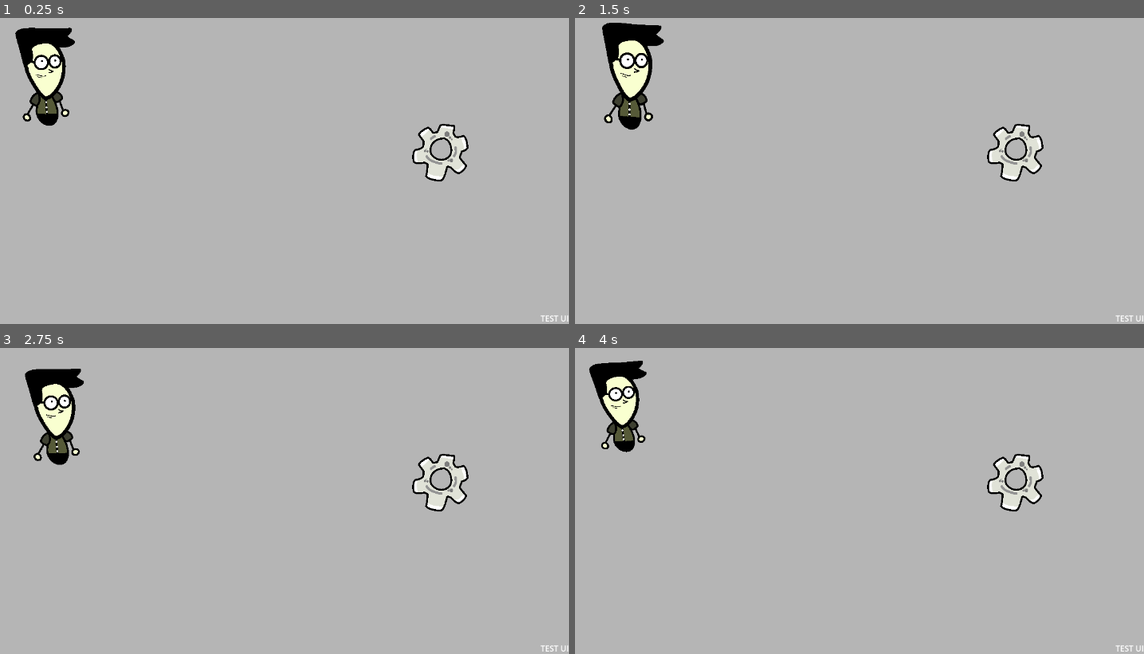
Above: before the commit, frames 1-4 (two rows, left to right).
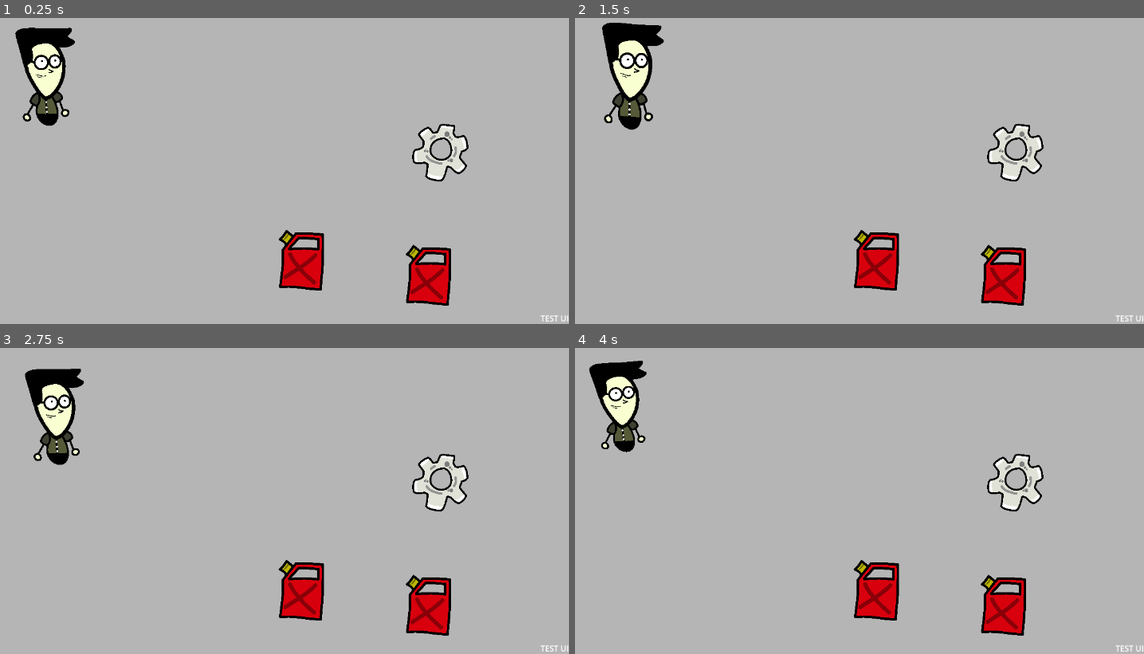
Above: after the commit, the same moments.

Repository: Zag5A6167/Gamedev.js-Jam-2026
Game: Godot game, scene res://scenes/main_map.tscn
The game is run twice, just before and just after one commit, with the same random seed, the same clock (stepped at 60 frames per second) and the same inputs.
Inputs:
- Up to frame 1 (0.25 s): no input
- Up to frame 2 (1.5 s): tap A (a) at 0.6 s; tap D (d) at 0.8, 1.35 s
- Up to frame 3 (2.75 s): tap S (s) at 1.55, 2.1 s; tap W (w) at 2.3 s
- Up to frame 4 (4 s): tap W (w) at 2.85 s; tap A (a) at 3.05, 3.6 s; tap D (d) at 3.8 s

The runs differ from the first frame. In frame 1, 2.6% of the frame differs, in the area x 48-80%, y 69-95%; in frame 2, 2.6%; in frame 3, 2.6%; in frame 4, 2.6%.

Commit message:
add: fuel item

Diff:
--- /dev/null
+++ b/scenes/items/fuel.gd
@@ -0,0 +1,21 @@
+extends Area2D
+
+@onready var label = $InteractionLabel
+var player_entered = false
+func _ready() -> void:
+	label.hide()
+	self.body_entered.connect(_body_entered)
+	self.body_exited.connect(_body_exited)
+
+
+func _body_entered(body):
+
+	if body.name == "player":
+		player_entered = true
+		label.show()
+
+
+func _body_exited(body):
+	if body.name == "player":
+		player_entered = false
+		label.hide()
--- /dev/null
+++ b/scenes/items/fuel.tscn
@@ -0,0 +1,34 @@
+[gd_scene format=3 uid="uid://ba8tuyuydmn0l"]
+
+[ext_resource type="Script" uid="uid://bmqpvpnbtiwvm" path="res://scenes/items/fuel.gd" id="1_04eu6"]
+[ext_resource type="Texture2D" uid="uid://b7bifbbmdfq0" path="res://assets/items/fuel.png" id="1_amcww"]
+
+[sub_resource type="CircleShape2D" id="CircleShape2D_lbwef"]
+
+[node name="gear" type="Area2D" unique_id=149182404]
+scale = Vector2(1, 1.0146674)
+script = ExtResource("1_04eu6")
+
+[node name="Sprite2D" type="Sprite2D" parent="." unique_id=155205115]
+position = Vector2(10, -22.667526)
+scale = Vector2(0.05996154, 0.05996154)
+texture = ExtResource("1_amcww")
+
+[node name="CollisionShape2D" type="CollisionShape2D" parent="." unique_id=812919465]
+position = Vector2(0, -3)
+scale = Vector2(4.797812, 4.731509)
+shape = SubResource("CircleShape2D_lbwef")
+
+[node name="InteractionLabel" type="Label" parent="." unique_id=703060974]
+z_index = 20
+offset_left = -120.0
+offset_top = -131.07745
+offset_right = 69.0
+offset_bottom = -99.07745
+scale = Vector2(1.3531282, 1.3531282)
+theme_override_constants/paragraph_spacing = 0
+theme_override_constants/shadow_offset_y = 17
+theme_override_constants/outline_size = 9
+theme_override_constants/shadow_outline_size = 9
+theme_override_font_sizes/font_size = 23
+text = "Press E to Collect"
--- a/scenes/main_map.tscn
+++ b/scenes/main_map.tscn
@@ -3,6 +3,7 @@
 [ext_resource type="PackedScene" uid="uid://be8qbmt0fe144" path="res://scenes/player.tscn" id="1_whrjg"]
 [ext_resource type="PackedScene" uid="uid://br1ifqjqlvcf4" path="res://scenes/items/gear.tscn" id="2_1xo34"]
 [ext_resource type="PackedScene" uid="uid://dlod0b82ju70" path="res://scenes/UI/ui_canvas.tscn" id="3_eqscl"]
+[ext_resource type="PackedScene" uid="uid://ba8tuyuydmn0l" path="res://scenes/items/fuel.tscn" id="4_uxg3y"]
 
 [node name="main_map" type="Node2D" unique_id=1477754397]
 
@@ -21,3 +22,9 @@
 
 [node name="player" parent="." unique_id=1550689244 instance=ExtResource("1_whrjg")]
 position = Vector2(230, 261)
+
+[node name="gear2" parent="." unique_id=1808192086 instance=ExtResource("4_uxg3y")]
+position = Vector2(745, 600)
+
+[node name="gear3" parent="." unique_id=108708399 instance=ExtResource("4_uxg3y")]
+position = Vector2(1000, 630)
Binary file added: assets/items/fuel.png
Not shown, added: assets/items/fuel.png.import
Not shown, added: scenes/items/fuel.gd.uid
